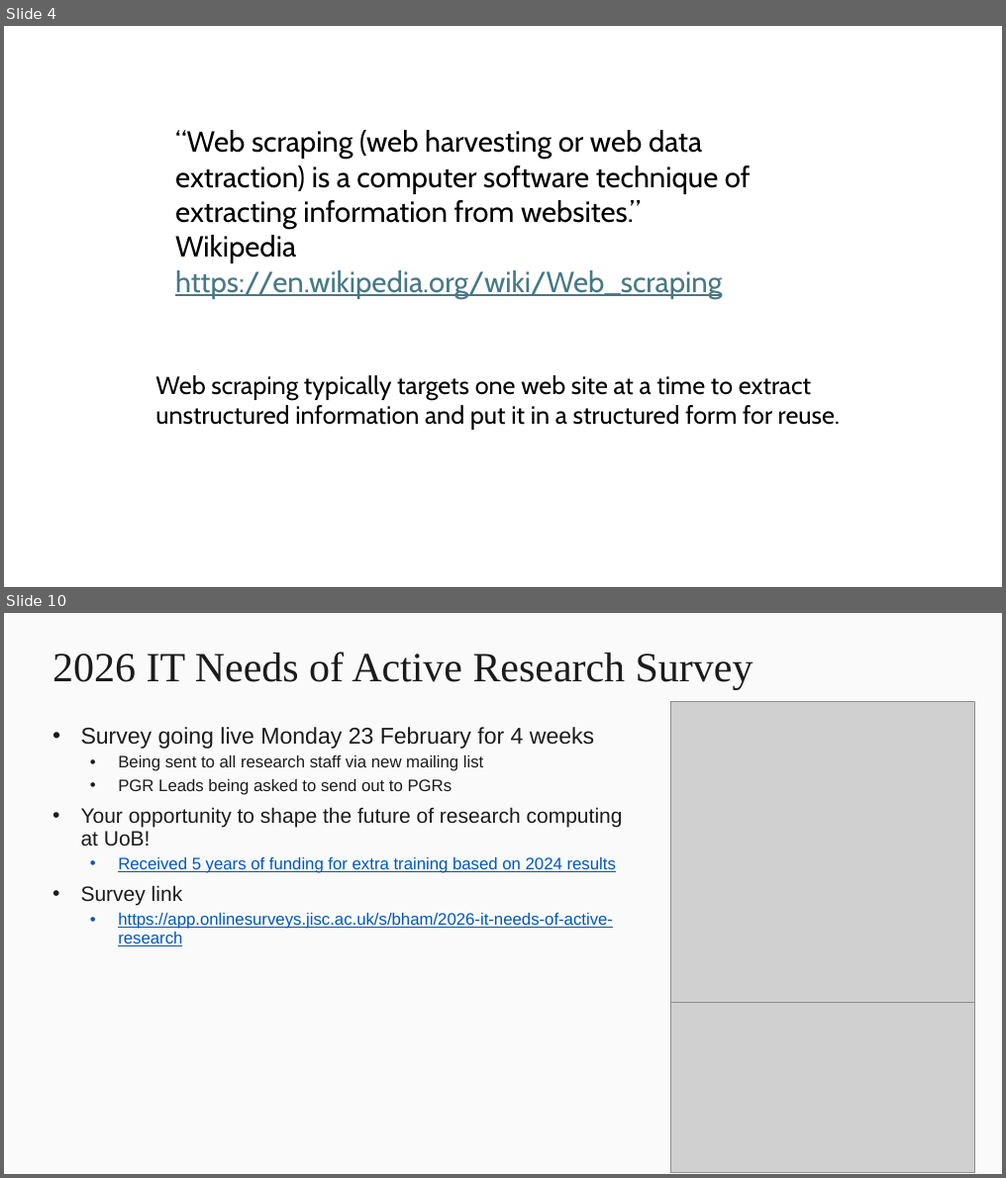
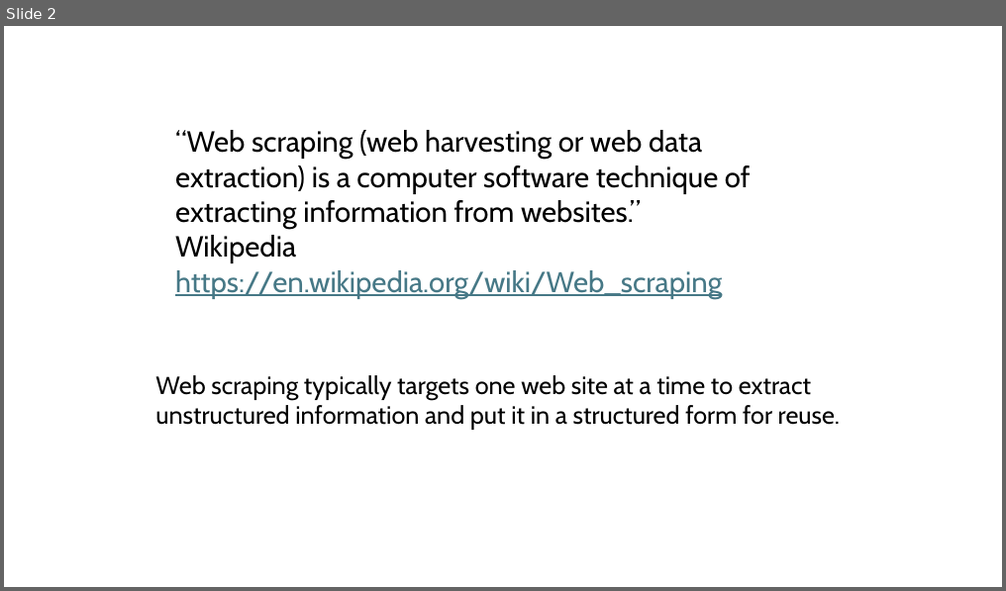
Before and after one commit to bham-carpentries/bham-introduction-to-webscraping, a slide deck: instructors/Introduction to Web Scraping.pptx. Shown one above the other, each under a label of ours: slides 4 and 10 before the commit, slide 2 after it; the slides between them are not shown. The pictures are 1006x1178 and 1006x591 pixels, drawn with LibreOffice and Linux fonts; fonts in the diff are those of the drawing; grey boxes stand for pictures; background and template pictures are left out. Boxes give left, top, right and bottom in pixels: in the first picture for what was removed or moved away, otherwise in the second. Text is boxed around its words. In the diff, an @@ line names an element or a change of style, - is before the commit and + after.

```diff
--- a/instructors/Introduction to Web Scraping.pptx
+++ b/instructors/Introduction to Web Scraping.pptx
@@ slide 10 removed at [4,613,1002,1174], background #FAFAFA @@
@@ title removed at [53,652,753,689] @@
-2026 IT Needs of Active Research Survey
@@ picture removed at [671,701,974,1004] @@
@@ text removed at [81,727,623,947] @@
-• Survey going live Monday 23 February for 4 weeks
-  • Being sent to all research staff via new mailing list
-  • PGR Leads being asked to send out to PGRs
-• Your opportunity to shape the future of research computing at UoB!
-  • Received 5 years of funding for extra training based on 2024 results
-• Survey link
-  • https://app.onlinesurveys.jisc.ac.uk/s/bham/2026-it-needs-of-active-research
@@ picture removed at [671,1002,974,1173] @@
@@ what was slide 4 is now slide 2 @@
```
Also in this commit, not shown: 6 slides changed, 10 slides added, 1 other slide removed, 3 other files.
